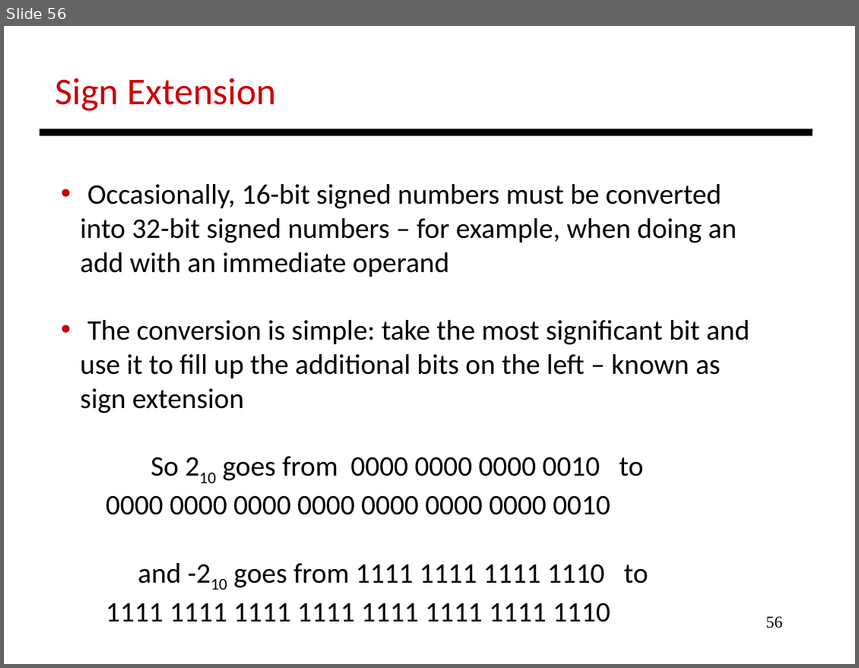
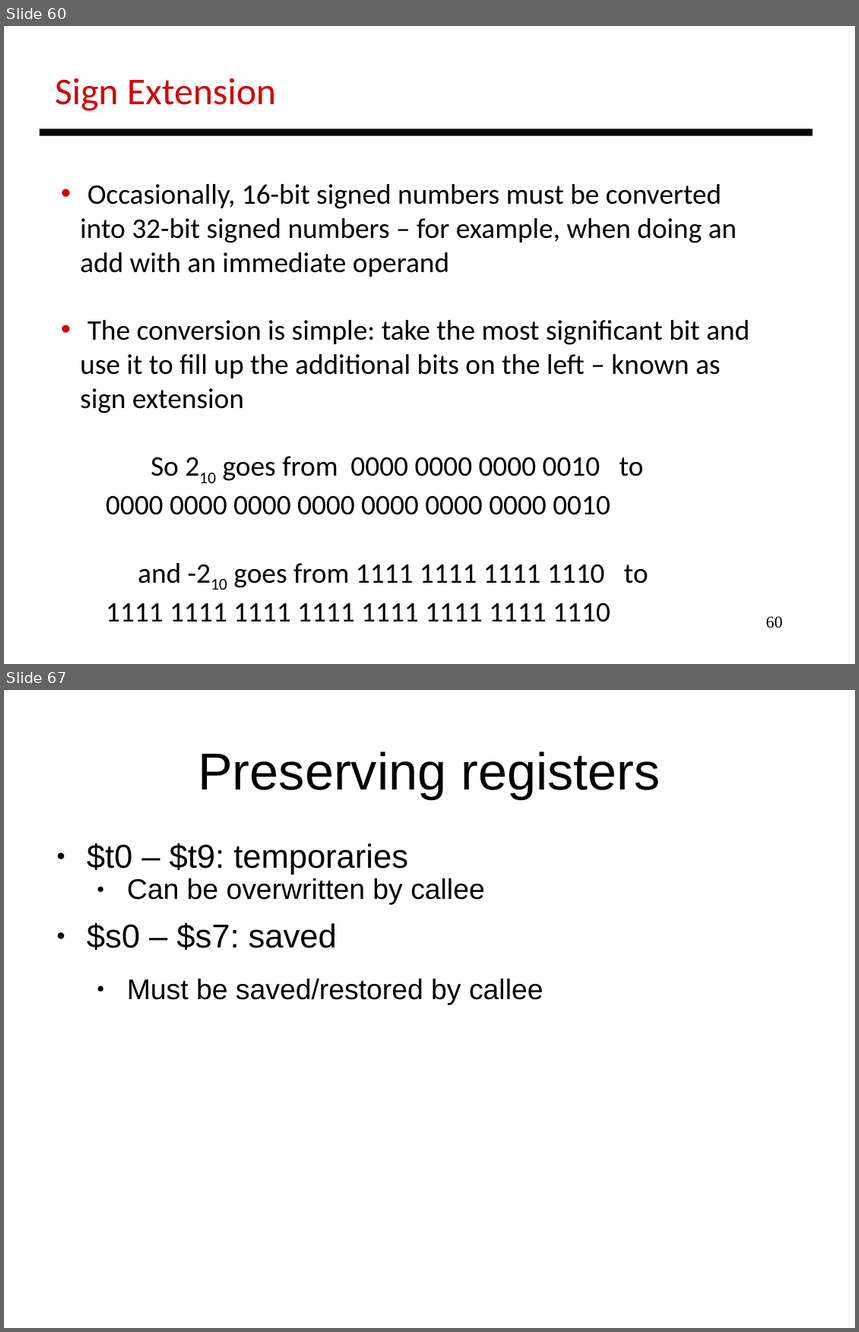
Before and after one commit to antonburtsev/cs3810, a slide deck: lectures/lecture04-mips/lecture-04-mips.odp. Shown one above the other, each under a label of ours: slide 56 before the commit, slides 60 and 67 after it; the slides between them are not shown. The pictures are 859x668 and 859x1332 pixels, drawn with LibreOffice and Linux fonts; fonts in the diff are those of the drawing. Boxes give left, top, right and bottom in pixels: in the first picture for what was removed or moved away, otherwise in the second. Text is boxed around its words. In the diff, an @@ line names an element or a change of style, - is before the commit and + after.

```diff
--- a/lectures/lecture04-mips/lecture-04-mips.odp
+++ b/lectures/lecture04-mips/lecture-04-mips.odp
@@ slide 67 added at (x1=4, y1=690, x2=855, y2=1328), background #FFFFFF @@
@@ title added at (x1=198, y1=752, x2=660, y2=799), 44 pt, text #000000 @@
+Preserving registers
@@ text added at (x1=87, y1=843, x2=544, y2=1005), 24 pt, text #000000 @@
+● $t0 – $t9: temporaries
+  ● Can be overwritten by callee
+● $s0 – $s7: saved
+  ● Must be saved/restored by callee
@@ what was slide 56 is now slide 60 @@
@@ page number at (x1=766, y1=617, x2=783, y2=629): text changed @@
-56
+60
```
Also in this commit, not shown: 2 slides changed, 42 other slides added, 1 slide removed, 2 other files.
